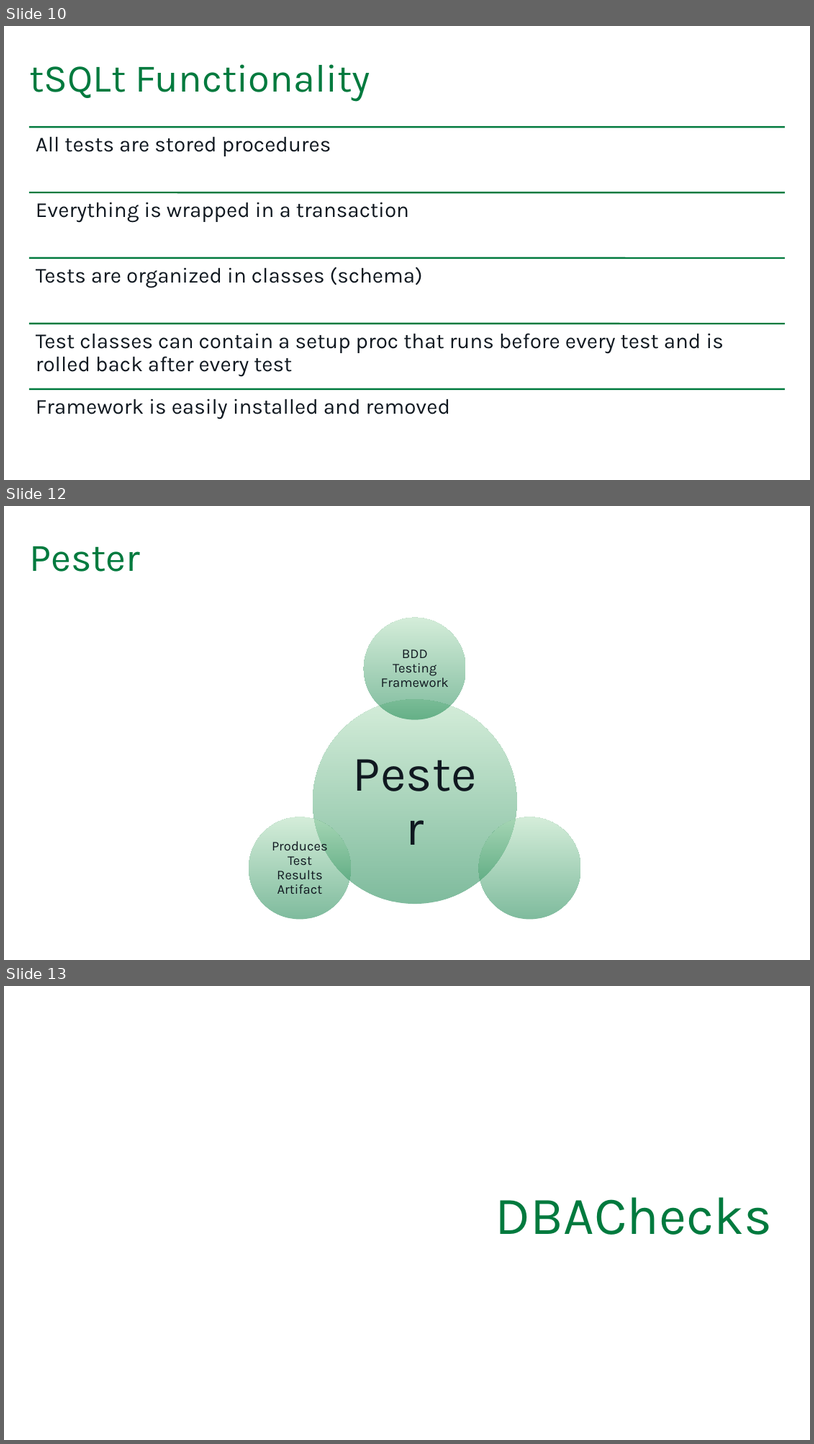
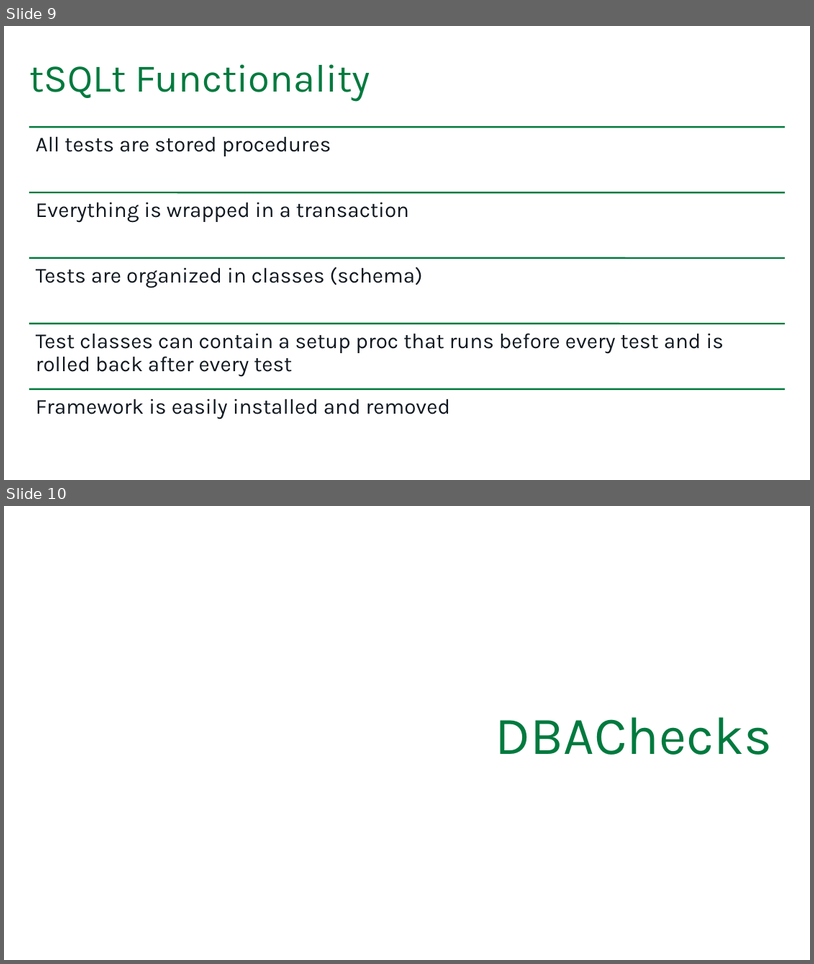
Before and after one commit to SQLPioneer/Presentations, a slide deck: TestingBasics/Database Testing.pptx. Shown one above the other, each under a label of ours: slides 10, 12 and 13 before the commit, slides 9 and 10 after it; the slides between them are not shown. The pictures are 814x1444 and 814x964 pixels, drawn with LibreOffice and Linux fonts; fonts in the diff are those of the drawing; background and template pictures are left out. Boxes give left, top, right and bottom in pixels: in the first picture for what was removed or moved away, otherwise in the second. Text is boxed around its words. In the diff, an @@ line names an element or a change of style, - is before the commit and + after.

```diff
--- a/TestingBasics/Database Testing.pptx
+++ b/TestingBasics/Database Testing.pptx
@@ slide 12 removed at bbox=[4, 506, 810, 960], background #FFFFFF @@
@@ title removed at bbox=[29, 546, 140, 572] @@
-Pester
@@ group removed at bbox=[249, 618, 581, 919]: 4 ellipses, 3 texts @@
-Pester
-BDD Testing Framework
-Produces Test Results Artifact
@@ what was slide 10 is now slide 9 @@
@@ what was slide 13 is now slide 10 @@
```
Also in this commit, not shown: 2 slides changed, 1 slide added, 2 other slides removed, 9 other files.
